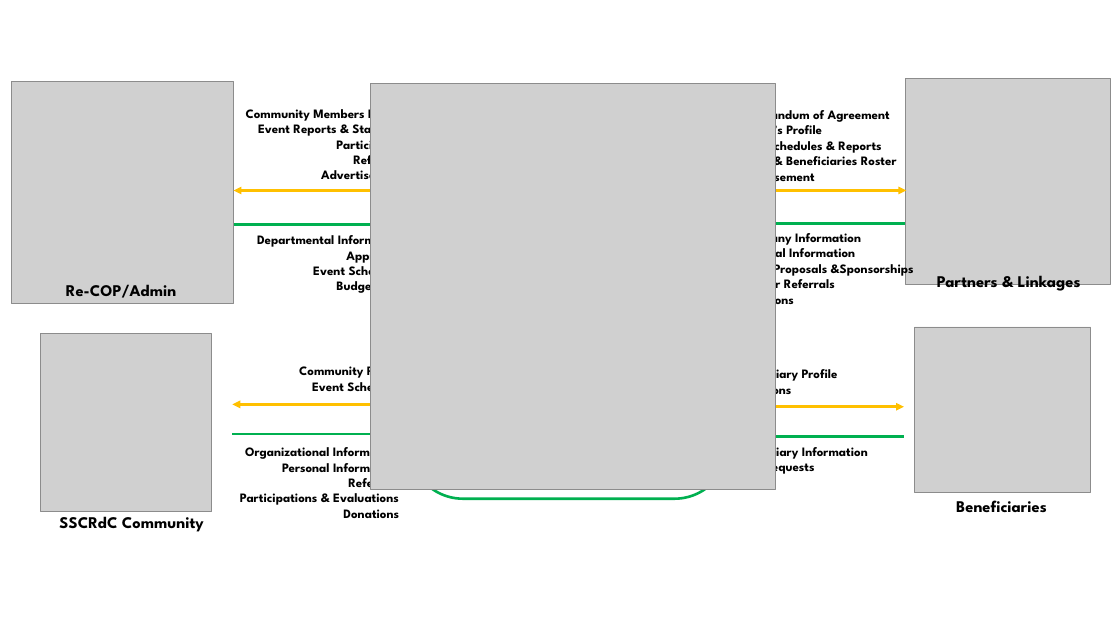
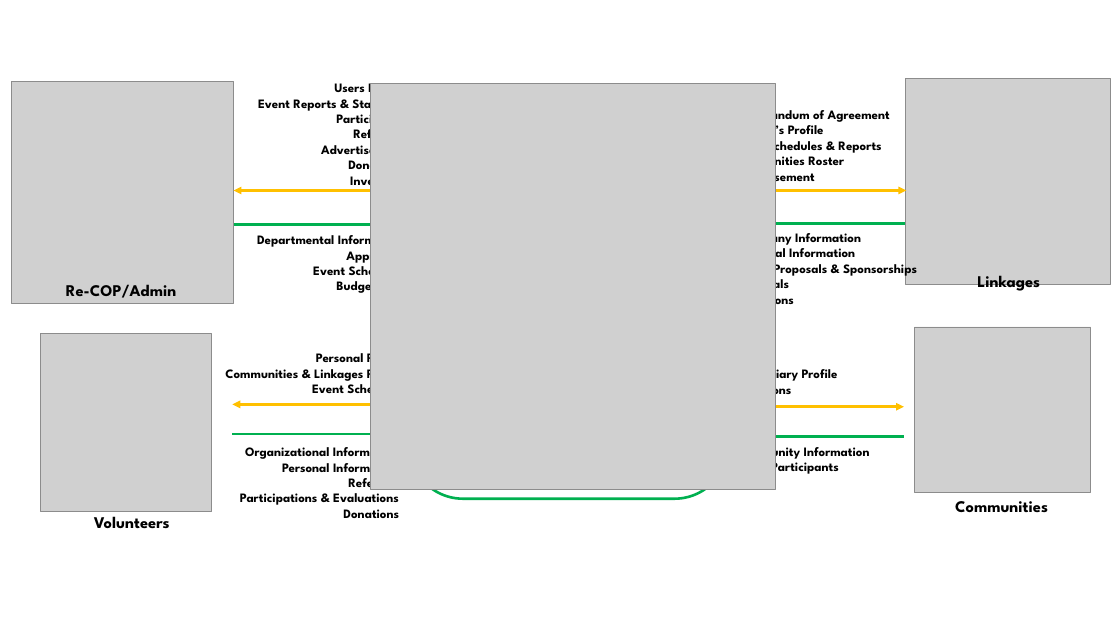
Before and after one commit to sergeangelo21/ReCOP-ComEx, a slide deck: slide 1 of Documentation/Diagrams/Conceptual Framework.pptx. Drawn at 1120x630 pixels with LibreOffice and Linux fonts; fonts in the diff are those of the drawing; grey boxes stand for pictures. Boxes give left, top, right and bottom in pixels: in the first picture for what was removed or moved away, otherwise in the second. Text is boxed around its words. In the diff, an @@ line names an element or a change of style, - is before the commit and + after.

```diff
--- a/Documentation/Diagrams/Conceptual Framework.pptx
+++ b/Documentation/Diagrams/Conceptual Framework.pptx
@@ text "Users Roster": place and size @@
-text "Users Roster" at <box>246,105,404,184</box>
+text "Users Roster" at <box>258,79,404,189</box>
@@ text at <box>334,79,404,97</box>: text changed @@
-Community Members Roster
+Users Roster
@@ text at <box>732,121,824,139</box>: text changed @@
-Partner’s Profile
+Linkage’s Profile
@@ text at <box>348,156,404,189</box>: paragraphs added @@
+Donations
+Inventory
@@ text at <box>732,152,844,170</box>: text changed @@
-Donors & Beneficiaries Roster
+Communities Roster
@@ text at <box>738,260,917,293</box>: text changed @@
-Event Proposals &Sponsorships
-Partner Referrals
+Event Proposals & Sponsorships
+Referrals
@@ text at <box>977,275,1040,293</box>: text changed @@
-Partners & Linkages
+Linkages
@@ text "Personal Profile": place and size @@
-text "Personal Profile" at <box>299,362,403,395</box>
+text "Personal Profile" at <box>225,349,403,398</box>
@@ text at <box>225,349,403,383</box>: text changed @@
-Community Profile
+Personal Profile
+Communities & Linkages Roster
@@ text at <box>736,442,870,476</box>: text changed @@
-Beneficiary Information
-Help Requests
+Community Information
+Event Participants
@@ text at <box>955,501,1048,512</box>: text changed @@
-Beneficiaries
+Communities
@@ text at <box>94,511,170,529</box>: text changed @@
-SSCRdC Community
+Volunteers
```
Also in this commit, not shown: 2 other files.
